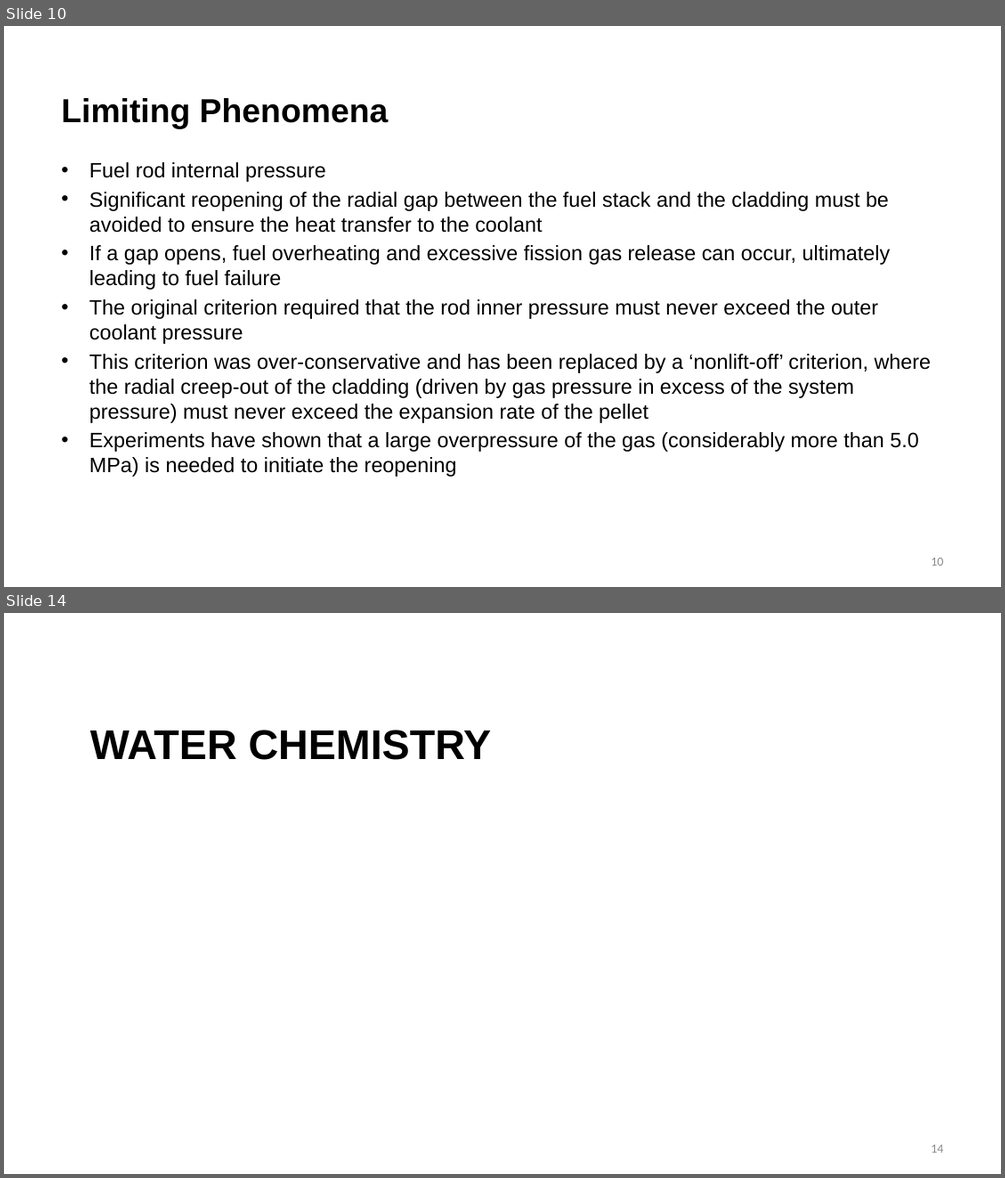
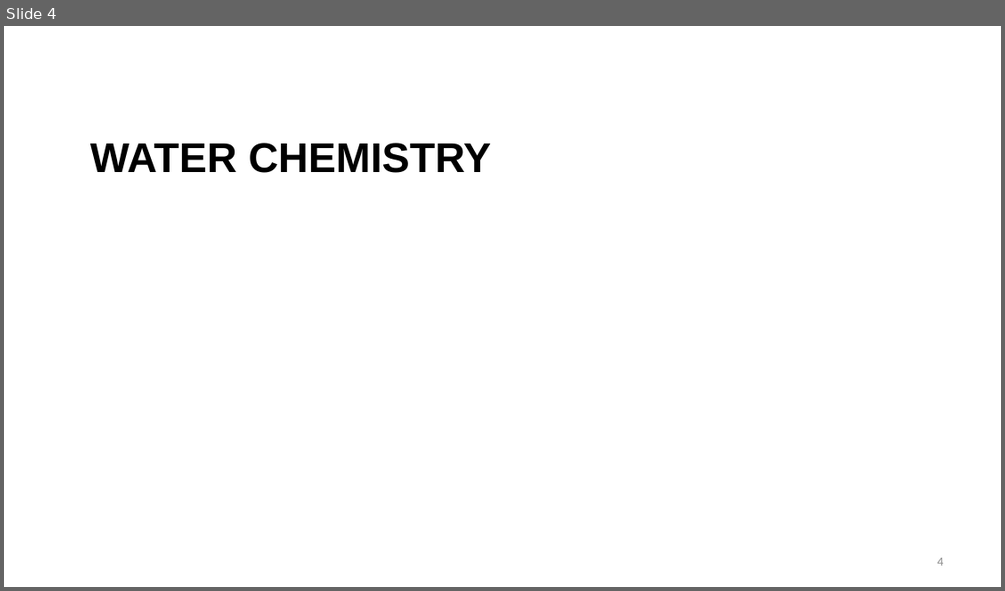
Before and after one commit to benbeeler/TEACHING, a slide deck: Nuclear_Fuel_Performance/NE533_Spring2026/Module4/Lec20_Limits_WaterChem.pptx. Shown one above the other, each under a label of ours: slides 10 and 14 before the commit, slide 4 after it; the slides between them are not shown. The pictures are 1005x1178 and 1005x591 pixels, drawn with LibreOffice and Linux fonts; fonts in the diff are those of the drawing; background and template pictures are left out. Boxes give left, top, right and bottom in pixels: in the first picture for what was removed or moved away, otherwise in the second. Text is boxed around its words. In the diff, an @@ line names an element or a change of style, - is before the commit and + after.

```diff
--- a/Nuclear_Fuel_Performance/NE533_Spring2026/Module4/Lec20_Limits_WaterChem.pptx
+++ b/Nuclear_Fuel_Performance/NE533_Spring2026/Module4/Lec20_Limits_WaterChem.pptx
@@ slide 10 removed at [4, 26, 1001, 587], background #FFFFFF @@
@@ title removed at [61, 98, 388, 129] @@
-Limiting Phenomena
@@ text removed at [89, 162, 931, 476] @@
-• Fuel rod internal pressure
-• Significant reopening of the radial gap between the fuel stack and the cladding must be avoided to ensure the heat transfer to the coolant
-• If a gap opens, fuel overheating and excessive fission gas release can occur, ultimately leading to fuel failure
-• The original criterion required that the rod inner pressure must never exceed the outer coolant pressure
-• This criterion was over-conservative and has been replaced by a ‘nonlift-off’ criterion, where the radial creep-out of the cladding (driven by gas pressure in excess of the system pressure) must never exceed the expansion rate of the pellet
-• Experiments have shown that a large overpressure of the gas (considerably more than 5.0 MPa) is needed to initiate the reopening
@@ page number removed at [930, 557, 943, 565] @@
-10
@@ what was slide 14 is now slide 4 @@
@@ page number at [937, 557, 943, 565]: text changed @@
-14
+4
```
Also in this commit, not shown: 7 slides changed, 11 slides added, 9 other slides removed, 9 other files.
